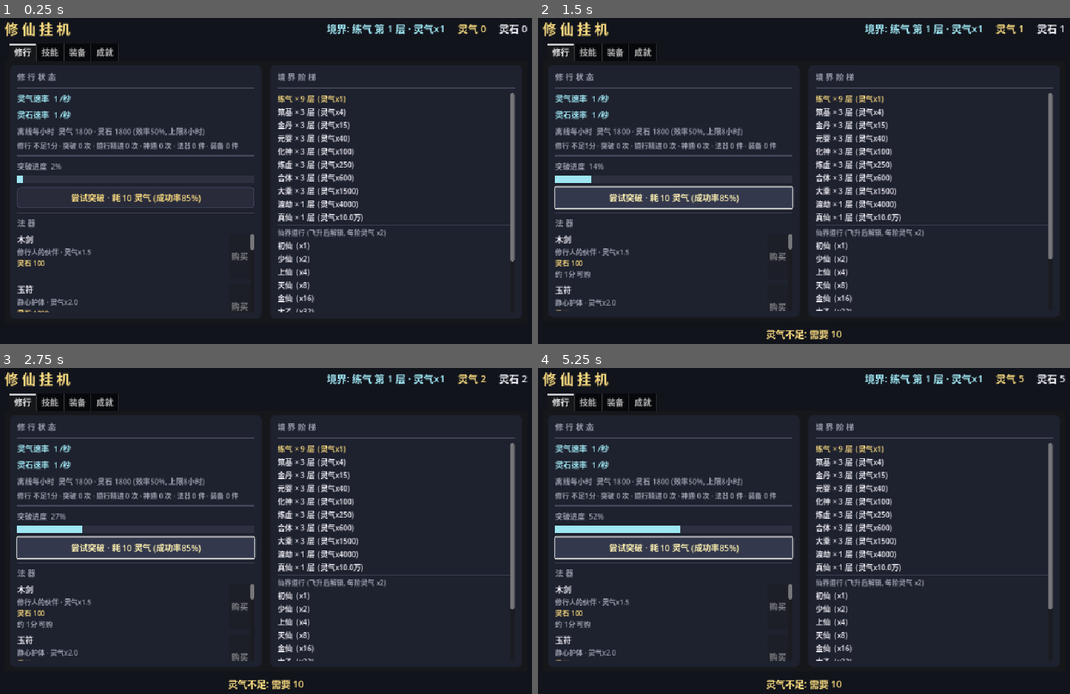
Above: before the commit, frames 1-4 (two rows, left to right).
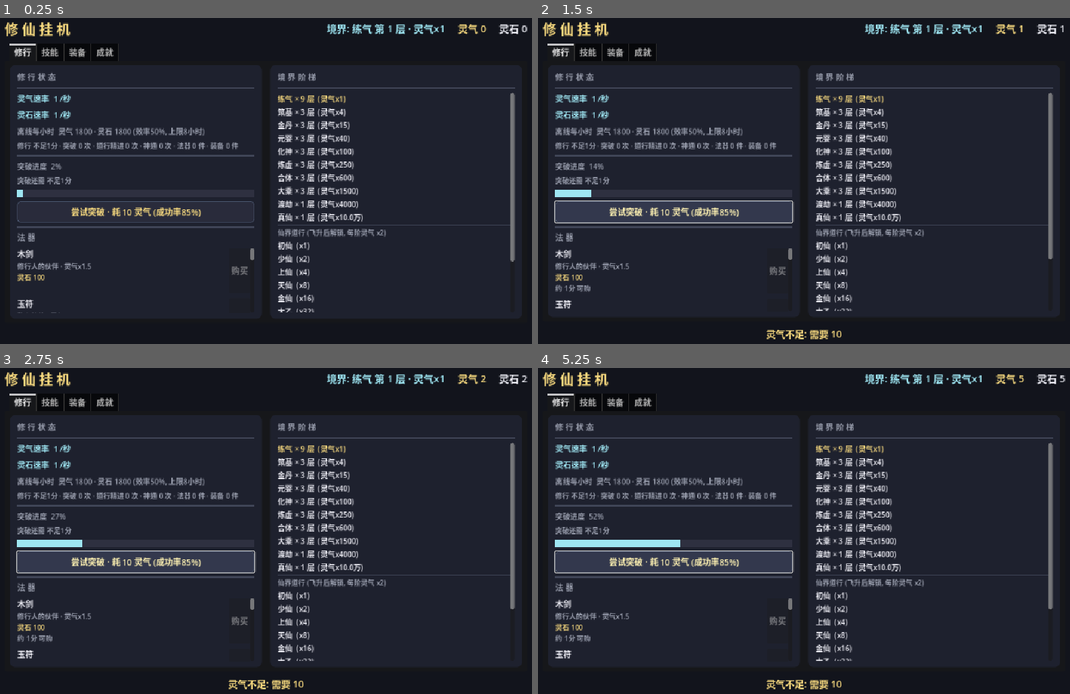
Above: after the commit, the same moments.

Repository: playerss/xiuxian-idle-godot
Game: Godot game, scene res://scenes/main.tscn
The game is run twice, just before and just after one commit, with the same random seed, the same clock (stepped at 60 frames per second) and the same inputs.
Inputs:
- Up to frame 1 (0.25 s): no input
- Up to frame 2 (1.5 s): click "尝试突破 · 耗 10 灵气 (成功率85%)" at 0.5 s; click "尝试突破 · 耗 10 灵气 (成功率85%)" at 1.25 s
- Up to frame 3 (2.75 s): click "尝试突破 · 耗 10 灵气 (成功率85%)" at 2 s
- Up to frame 4 (5.25 s): tap Enter at 3.5 s

The runs differ from the first frame. In frame 1, 2.8% of the frame differs, in the area x 3-48%, y 48-91%; in frame 2, 5.2%; in frame 3, 5.4%; in frame 4, 5.9%, in the area x 3-49%, y 48-90%.

Commit message:
feat(打磨-24): 突破ETA — 修行页突破进度下加ETA行(按当前灵气/道行速率估算攒够突破资源所需时间, 攒够后自动消失, 飞升后自动切换为道行精进ETA, 道祖封顶显示空); GameData.breakthrough_eta_seconds(缺口/qi_per_sec, 0=可突破, -1=无收入防御)/breakthrough_eta_text(前缀突破还需/道行精进还需+不足1分/分/小时档)复用fmt_time, main.gd _break_eta_label每帧算+文本变化才刷; selftest +17项=310项, stress 613+主场景冒烟0报错回归全过

Diff:
--- a/scripts/game_data.gd
+++ b/scripts/game_data.gd
@@ -814,3 +814,37 @@
 	if t < 60.0:
 		return "不足1分可购"
 	return "约 %s 可购" % fmt_time(t)
+
+# ---------- 打磨-24: 突破 ETA (主资源攒够突破耗时; 飞升后自动切换为道行精进 ETA) ----------
+
+# 距主资源 (灵气/道行) 攒够突破消耗所需秒数: 0 = 现在即可突破; -1 = 无灵气收入 (防御, 正常恒不触发)
+func breakthrough_eta_seconds() -> float:
+	var need := 0.0
+	var cur := 0.0
+	if ascended:
+		if dao_level >= IMMORTAL_REALMS.size() - 1:
+			return 0.0
+		need = dao_break_cost()
+		cur = dao
+	else:
+		need = breakthrough_cost()
+		cur = essence
+	var gap := need - cur
+	if gap <= 0.0:
+		return 0.0
+	var r: float = qi_per_sec()
+	if r <= 0.0:
+		return -1.0
+	return gap / r
+
+# 突破 ETA 文本 (修行页展示; "" = 现在可突破 / 已至道祖)
+func breakthrough_eta_text() -> String:
+	var t: float = breakthrough_eta_seconds()
+	if t == 0.0:
+		return ""
+	if t < 0.0:
+		return "无灵气收入"
+	var prefix := "道行精进还需 " if ascended else "突破还需 "
+	if t < 60.0:
+		return prefix + "不足1分"
+	return prefix + fmt_time(t)
--- a/scripts/main.gd
+++ b/scripts/main.gd
@@ -17,6 +17,8 @@
 var _stone_rate_label: Label
 var _offline_label: Label      # 打磨-13: 离线每小时收益 (修行页)
 var _offline_text := ""        # 离线文本缓存 (变化时才刷)
+var _break_eta_label: Label    # 打磨-24: 突破/道行精进 ETA (修行页)
+var _break_eta_text := ""      # 突破 ETA 文本缓存 (变化时才刷)
 var _stats_label: Label        # 打磨-14: 修行统计 (修行页)
 var _stats_text := ""          # 统计文本缓存 (变化时才刷)
 var _progress_label: Label
@@ -206,6 +208,10 @@
 	left.add_child(_sep())
 	_progress_label = _label("突破进度  0%", 14, DIM)
 	left.add_child(_progress_label)
+	# 打磨-24: 突破/道行精进 ETA (按当前速率预计何时攒够突破资源)
+	_break_eta_label = _label("", 13, DIM)
+	left.add_child(_break_eta_label)
+	_break_eta_label.tooltip_text = "按当前灵气(道行)速率估算攒够突破资源所需时间。挂机/神通/境界提升都会改变该时间, 攒够后自动消失。"
 	_bar_bg = ColorRect.new()
 	_bar_bg.color = Color(0.18, 0.19, 0.25)
 	_bar_bg.custom_minimum_size = Vector2(0, 14)
@@ -668,6 +674,11 @@
 		_stats_text = st_t
 		_stats_label.text = st_t
 	_progress_label.text = ("道行进度  %d%%" if g.ascended else "突破进度  %d%%") % int(g.breakthrough_progress())
+	# 打磨-24: 突破/道行精进 ETA (每帧算一次, 文本变化才写)
+	var bet_t: String = g.breakthrough_eta_text()
+	if bet_t != _break_eta_text:
+		_break_eta_text = bet_t
+		_break_eta_label.text = bet_t
 	_bar_fill.size = Vector2(_bar_bg.size.x * g.breakthrough_progress() / 100.0, _bar_bg.size.y)
 	if g.ascended:
 		if g.dao_level >= g.IMMORTAL_REALMS.size() - 1:
--- a/scripts/selftest.gd
+++ b/scripts/selftest.gd
@@ -790,6 +790,68 @@
 	var rb4: Dictionary = g.buy_affordable()
 	check(int(rb4["count"]) == 0, "全部拥有后一键购买 0 (幂等)")
 
+	# ---------- 打磨-24: 突破 ETA (主资源攒够突破耗时; 飞升后自动切换道行精进 ETA) ----------
+	# 受控状态: 练气第 1 层, 无加成, qi = 1.0/秒 (QI_MULT[0] x 1 x 1), essence = 0
+	g.learned.clear()
+	g.owned.clear()
+	g.owned_eq.clear()
+	g.equipped.clear()
+	g.realm_idx = 0
+	g.layer = 1
+	g.ascended = false
+	g.dao = 0.0
+	g.dao_level = 0
+	g.essence = 0.0
+	var bcost: float = g.breakthrough_cost()  # 10.0
+	check(absf(bcost - 10.0) < 1e-9, "突破消耗基准 10 灵气 (实际 %s)" % bcost)
+	check(absf(g.breakthrough_eta_seconds() - bcost) < 1e-6, "eta_seconds = 缺口/灵气速率 (10秒, 实际 %s)" % g.breakthrough_eta_seconds())
+	check(g.breakthrough_eta_text() == "突破还需 不足1分", "eta_text 不足1分档 (实际 %s)" % g.breakthrough_eta_text())
+	# 缺口部分: 已有灵气时只按缺口计算
+	g.essence = 5.0
+	check(absf(g.breakthrough_eta_seconds() - 5.0) < 1e-6, "eta 只按缺口计算 (5灵气->5秒, 实际 %s)" % g.breakthrough_eta_seconds())
+	# 文本分档
+	g.essence = 0.0
+	check(g.breakthrough_eta_text() == "突破还需 不足1分", "eta_text 突破还需前缀")
+	g.essence = -5000.0  # 等效缺口 5010 秒 = 1小时23分
+	check(g.breakthrough_eta_text() == "突破还需 1小时23分", "eta_text 小时档 (实际 %s)" % g.breakthrough_eta_text())
+	g.essence = 0.0
+	# 攒够 = 现在即可突破 (空文本, UI 隐藏)
+	g.essence = bcost
+	check(g.breakthrough_eta_seconds() == 0.0, "灵气足量 eta_seconds=0")
+	check(g.breakthrough_eta_text() == "", "灵气足量 eta_text 为空")
+	# 学一个 qi_mult 被动 (mind_0_0, 练气第1层 +3%) 后速率提升 -> ETA 变短
+	g.essence = 0.0
+	var eta_pre24: float = g.breakthrough_eta_seconds()
+	g.learn_skill("mind_0_0")
+	var eta_post24: float = g.breakthrough_eta_seconds()
+	check(g.qi_per_sec() > 1.0, "学功法后灵气速率提升 (实际 x%.3f)" % g.qi_per_sec())
+	check(eta_post24 < eta_pre24, "学功法后突破 ETA 变短 (%.3f -> %.3f 秒)" % [eta_pre24, eta_post24])
+	# 境界提升: 消耗跳升 (筑基第1层 = 30) 但速率也升 (x4) -> ETA 仍可控
+	g.learned.clear()  # 清掉 mind_0_0, 速率恰为 QI_MULT[1] = 4.0
+	g.essence = 0.0
+	g.realm_idx = 1
+	g.layer = 1
+	check(absf(g.breakthrough_cost() - 30.0) < 1e-9, "筑基消耗 30 (实际 %s)" % g.breakthrough_cost())
+	check(absf(g.breakthrough_eta_seconds() - 7.5) < 1e-6, "筑基 ETA = 30/4 = 7.5秒 (实际 %s)" % g.breakthrough_eta_seconds())
+	g.realm_idx = 0
+	# 飞升后: ETA 切换为道行精进 (dao_break_cost 初仙 = 1e9, 飞升后 qi = QI_MULT[9] x 道行倍率)
+	g.ascended = true
+	g.dao_level = 0
+	g.dao = 0.0
+	g.realm_idx = 9
+	var dcost24: float = g.dao_break_cost()
+	check(absf(dcost24 - 1.0e9) < 1.0, "道行精进基础消耗 1e9 (实际 %s)" % g.fmt(dcost24))
+	var qir: float = g.qi_per_sec()
+	check(absf(g.breakthrough_eta_seconds() - dcost24 / qir) < 1e-6, "飞升后 eta = 道行缺口/道行速率 (实际 %s, 期望 %s)" % [g.breakthrough_eta_seconds(), dcost24 / qir])
+	check(g.breakthrough_eta_text().find("道行精进还需") >= 0, "飞升后前缀切换为 道行精进还需 (实际 %s)" % g.breakthrough_eta_text())
+	# 道祖封顶: 无需再精进 -> 0 + 空文本
+	g.dao_level = g.IMMORTAL_REALMS.size() - 1
+	check(g.breakthrough_eta_seconds() == 0.0, "道祖封顶 eta_seconds=0")
+	check(g.breakthrough_eta_text() == "", "道祖封顶 eta_text 为空")
+	g.ascended = false
+	g.realm_idx = 0
+	g.layer = 1
+
 	# ---------- 汇报 ----------
 	print("")
 	if _fail.is_empty():
Not shown, changed: PROJECT_PLAN.md
